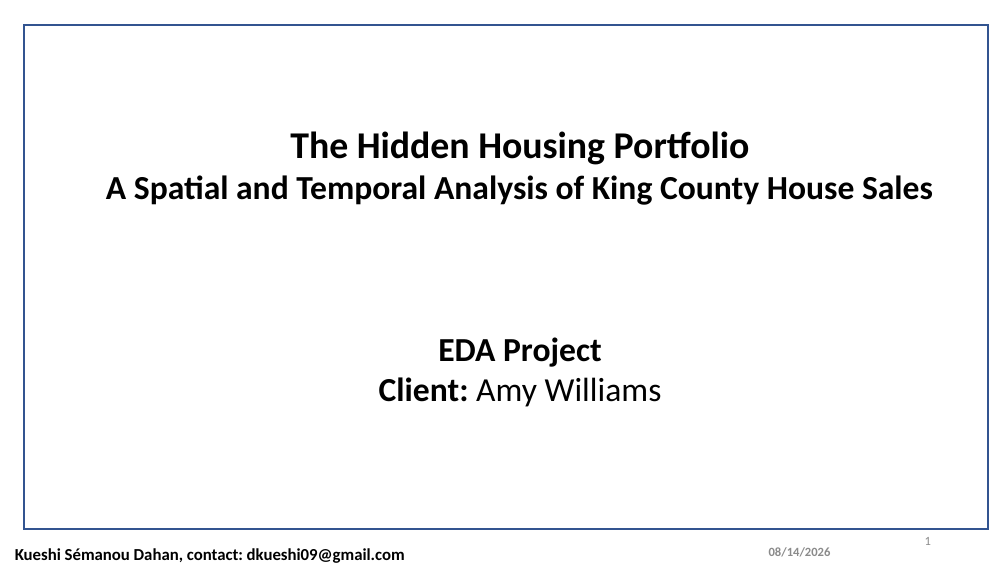
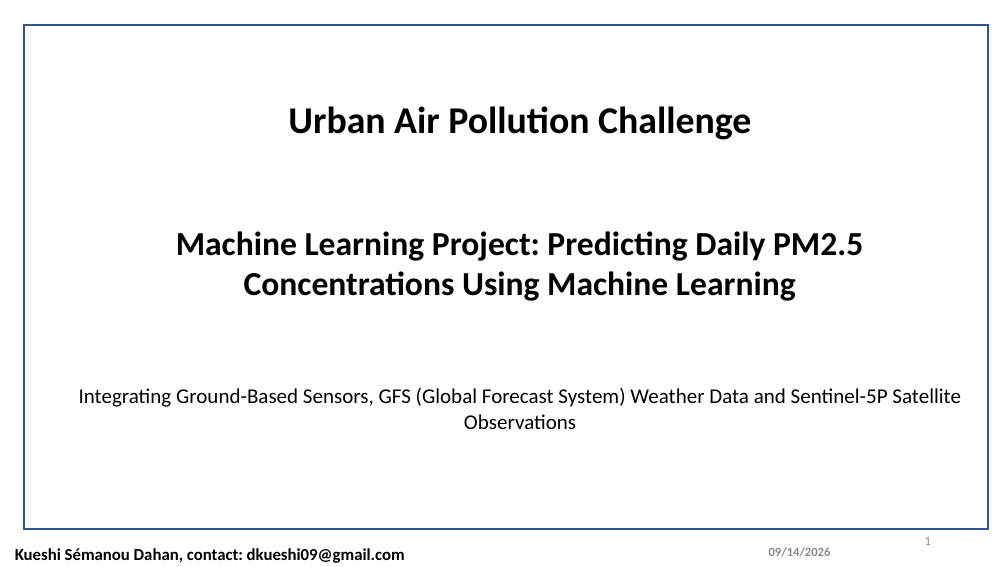
Before and after one commit to TypsonRS/Machine-Learning-Project-Dahan, a slide deck: slide 1 of MachineLearning_Presentation_Dahan.pptx. Drawn at 1008x567 pixels with LibreOffice and Linux fonts; fonts in the diff are those of the drawing. Boxes give left, top, right and bottom in pixels: in the first picture for what was removed or moved away, otherwise in the second. Text is boxed around its words. In the diff, an @@ line names an element or a change of style, - is before the commit and + after.

Commit message:
MachineLearningKSD

```diff
--- a/MachineLearning_Presentation_Dahan.pptx
+++ b/MachineLearning_Presentation_Dahan.pptx
@@ text at bbox=[79, 106, 961, 429]: text changed; size 32 to 20 pt @@
-The Hidden Housing Portfolio
-A Spatial and Temporal Analysis of King County House Sales
-EDA Project
-Client: Amy Williams
+Urban Air Pollution Challenge
+Machine Learning Project: Predicting Daily PM2.5 Concentrations Using Machine Learning
+Integrating Ground-Based Sensors, GFS (Global Forecast System) Weather Data and Sentinel-5P Satellite Observations
```
Also in this commit, not shown: 1 other slide changed, 8 slides added, 7 slides removed, 6 other files.
